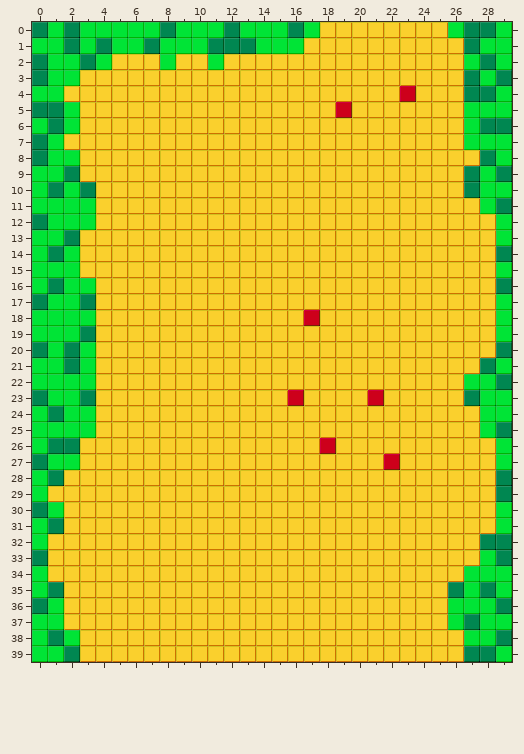
Tiled map (JSON), stored at maps/map1.json. This is how it looked before the edit.
Cells are 16x16 px. Shown: x 0..29, y 0..39.
Once edited:
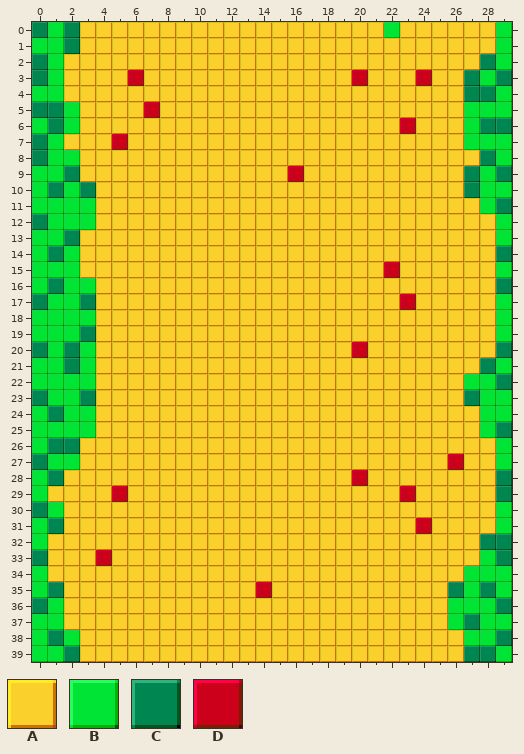
Key: from "tileset": A 0 "T0", B 65 "T30", C 66 "T31", D 71 "T70".
_ is an empty cell.
Diff:
Layer "Capa de patrones 1":
The edit turns tile B into tile A in row 0 at x 3 to 7, 9 to 11, 13 to 15, 17 and 26; in row 1 at x 3, 5 to 6, 8 to 10, 14 to 16 and 28; in row 2 at x 2, 4, 8, 11 and 27; in row 3 at x 2.
The edit turns tile C into tile A in row 0 at x 8, 12, 16 and 27 to 28; in row 1 at x 4, 7, 11 to 13 and 27; in row 2 at x 3.
The edit turns tile D into tile A in row 4 at x 23; in row 5 at x 19; in row 18 at x 17; in row 23 at x 16 and 21; in row 26 at x 18; in row 27 at x 22.
The edit turns tile A into tile B in row 0 at x 22.
The edit turns tile A into tile D in row 3 at x 6, 20 and 24; in row 5 at x 7; in row 6 at x 23; in row 7 at x 5; in row 9 at x 16; in row 15 at x 22.
The edit turns tile A into tile D in row 17 at x 23; in row 20 at x 20; in row 27 at x 26; in row 28 at x 20; in row 29 at x 5 and 23; in row 31 at x 24.
The edit turns tile A into tile D in row 33 at x 4; in row 35 at x 14.
